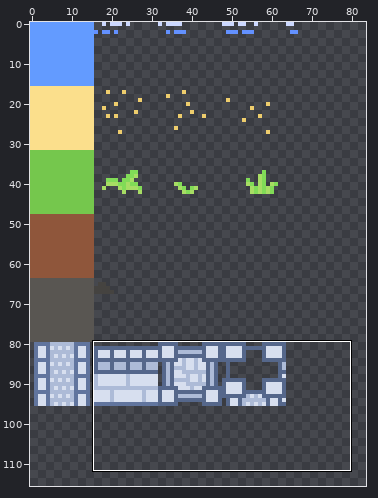
Pixel-art file -- assets/tiles.ase. Above, an overview of the earlier version with the close-up marked.
Close-up. Old version:
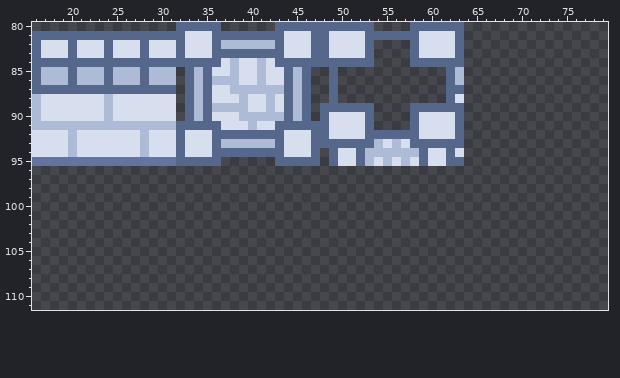
128x128 pixels, 1 frame. Shown: x 16..79, y 80..111. The wide view leaves out empty margins.
After the commit:
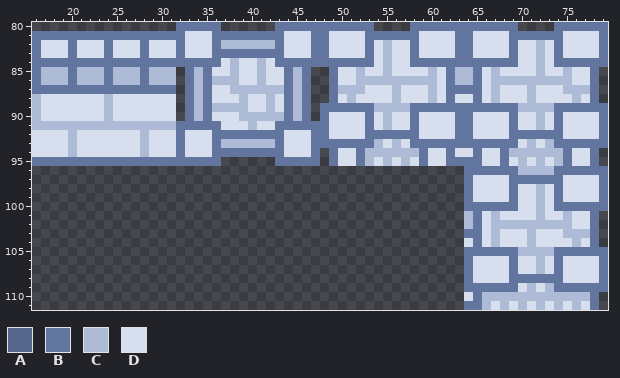
Palette (. is transparent): A #55678b  B #61759e  C #adbbd7  D #d7dfef
Change:
@@ x 16..79 @@
- 80 ................AAAAA......AAAAAAAAAAA....AAAAAA................
- 81 AAAAAAAAAAAAAAAAADDDAAAAAAAADDDAADDDDAAAAAADDDDA................
- 82 ADDDADDDADDDADDDADDDACCCCCCADDDAADDDDA....ADDDDA................
- 83 ADDDADDDADDDADDDADDDAAAAAAAADDDAADDDDA....ADDDDA................
- 84 AAAAAAAAAAAAAAAAAAAAADCDDCDAAAAAAAAAAA....AAAAAA................
- 85 ACCCACCCACCCACCC.ACADDCDDCDDACA..A............AC................
- 86 ACCCACCCACCCACCC.ACACCCDDCDDACA..A............AC................
- 87 AAAAAAAAAAAAAAAA.ACADDCCCCCCACA..A............AA................
- 88 CDDDDDDDCDDDDDDD.ACADDDCDDCDACA..A............AD................
- 89 CDDDDDDDCDDDDDDD.ACACCCCDDCDACA.AAAAAA....AAAAAA................
- 90 CDDDDDDDCDDDDDDD.ACADDDCCCCCACA.ADDDDA....ADDDDA................
- 91 CCCCCCCCCCCCCCCCAAAAADDDCDDAAAAAADDDDA....ADDDDA................
- 92 DDDDCDDDDDDDCDDDADDDAAAAAAAADDDAADDDDAAAAAADDDDA................
- 93 DDDDCDDDDDDDCDDDADDDACCCCCCADDDAAAAAAACDCDAAAAAA................
- 94 DDDDCDDDDDDDCDDDADDDAAAAAAAADDDA.ADDACCCCCCADDAD................
- 95 BBBBBBBBBBBBBBBBAAAAA......AAAAA.ADDACDCDCDADDAA................
- 96 ................................................................
- 97 ................................................................
- 98 ................................................................
- 99 ................................................................
-100 ................................................................
-101 ................................................................
-102 ................................................................
-103 ................................................................
-104 ................................................................
-105 ................................................................
-106 ................................................................
-107 ................................................................
-108 ................................................................
-109 ................................................................
-110 ................................................................
-111 ................................................................
+ 80 ................BBBBB......BBBBBBBBBBB....BBBBBBBBBBBB....BBBBBB
+ 81 BBBBBBBBBBBBBBBBBDDDBBBBBBBBDDDBBDDDDBBBBBBDDDDBBDDDDBBBBBBDDDDB
+ 82 BDDDBDDDBDDDBDDDBDDDBCCCCCCBDDDBBDDDDBDCDDBDDDDBBDDDDBDDCDBDDDDB
+ 83 BDDDBDDDBDDDBDDDBDDDBBBBBBBBDDDBBDDDDBDCDDBDDDDBBDDDDBDDCDBDDDDB
+ 84 BBBBBBBBBBBBBBBBBBBBBDCDDCDBBBBBBBBBBBDCDDBBBBBBBBBBBBDDCDBBBBBB
+ 85 BCCCBCCCBCCCBCCC.BCBDDCDDCDDBCB..BDDCDDCDDDDCDBCCBDCDDDDCDDCDDB.
+ 86 BCCCBCCCBCCCBCCC.BCBCCCDDCDDBCB..BDDCCCCCCCCCDBCCBDCCCCCCCCCDDB.
+ 87 BBBBBBBBBBBBBBBB.BCBDDCCCCCCBCB..BCCCDDDCDDDCDBBBBDCDDDCDDDCCCB.
+ 88 CDDDDDDDCDDDDDDD.BCBDDDCDDCDBCB..BDCDDDDCDDDCDBDDBDCDDDCDDDDCDB.
+ 89 CDDDDDDDCDDDDDDD.BCBCCCCDDCDBCB.BBBBBBCCCCBBBBBBBBBBBBCCCCBBBBBB
+ 90 CDDDDDDDCDDDDDDD.BCBDDDCCCCCBCB.BDDDDBDCDDBDDDDBBDDDDBDDCDBDDDDB
+ 91 CCCCCCCCCCCCCCCCBBBBBDDDCDDBBBBBBDDDDBDCDDBDDDDBBDDDDBDDCDBDDDDB
+ 92 DDDDCDDDDDDDCDDDBDDDBBBBBBBBDDDBBDDDDBBBBBBDDDDBBDDDDBBBBBBDDDDB
+ 93 DDDDCDDDDDDDCDDDBDDDBCCCCCCBDDDBBBBBBBCDCDBBBBBBBBBBBBDCDCBBBBBB
+ 94 DDDDCDDDDDDDCDDDBDDDBBBBBBBBDDDB.BDDBCCCCCCBDDBDDBDDBCCCCCCBDDB.
+ 95 BBBBBBBBBBBBBBBBBBBBB......BBBBB.BDDBCDCDCDBDDBBBBDDBDCDCDCBDDB.
+ 96 ................................................BBBBBBCCCCBBBBBB
+ 97 ................................................BDDDDBBBBBBDDDDB
+ 98 ................................................BDDDDBDDCDBDDDDB
+ 99 ................................................BDDDDBDDCDBDDDDB
+100 ................................................BBBBBBDDCDBBBBBB
+101 ................................................CBDCDDDDCDDCDDB.
+102 ................................................CBDCCCCCCCCCDDB.
+103 ................................................BBDCDDDCDDDCCCB.
+104 ................................................DBDCDDDCDDDDCDB.
+105 ................................................BBBBBBCCCCBBBBBB
+106 ................................................BDDDDBDDCDBDDDDB
+107 ................................................BDDDDBDDCDBDDDDB
+108 ................................................BDDDDBBBBBBDDDDB
+109 ................................................BBBBBBDCDCBBBBBB
+110 ................................................DBCCCCCCCCCCCCB.
+111 ................................................BBCDCDCDCDCDCDB.
Where, in picture pixels (left, top, right, bottom), the same in both close-ups:
changed: (32, 22, 608, 310)
